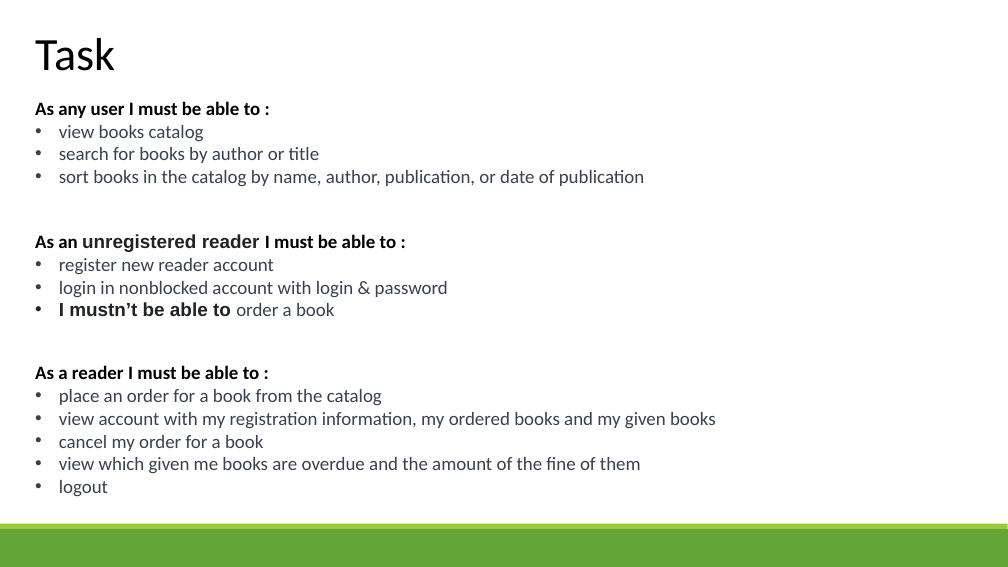
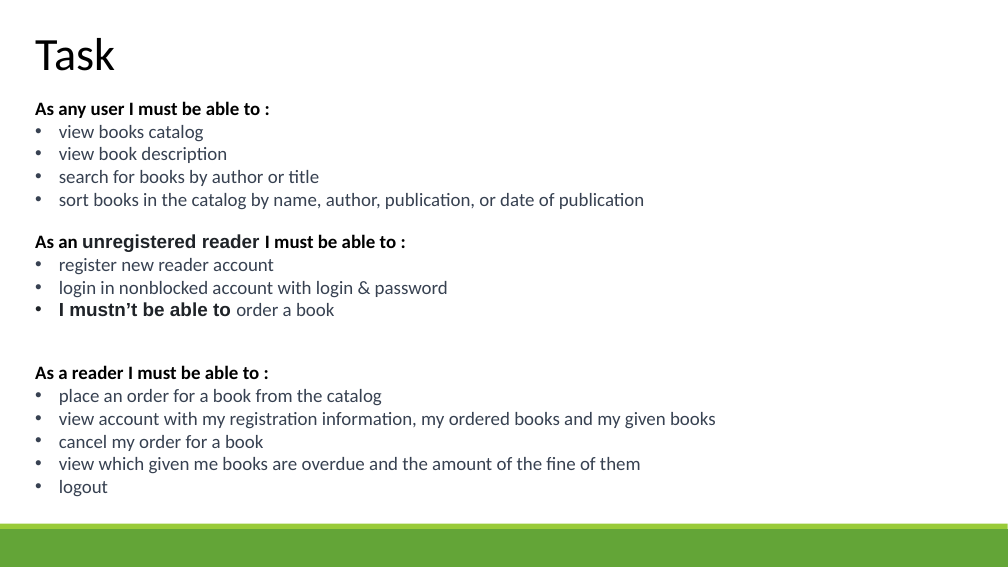
Before and after one commit to benzol45/EPAM_final_project, a slide deck: slide 2 of Library.pptx. Drawn at 1008x567 pixels with LibreOffice and Linux fonts; fonts in the diff are those of the drawing. Boxes give left, top, right and bottom in pixels: in the first picture for what was removed or moved away, otherwise in the second. Text is boxed around its words. In the diff, an @@ line names an element or a change of style, - is before the commit and + after.

Commit message:
add book info page

```diff
--- a/Library.pptx
+++ b/Library.pptx
@@ text at (59,147,227,163): paragraph added @@
+• view book description
```
Also in this commit, not shown: 2 other slides changed, 8 other files.
